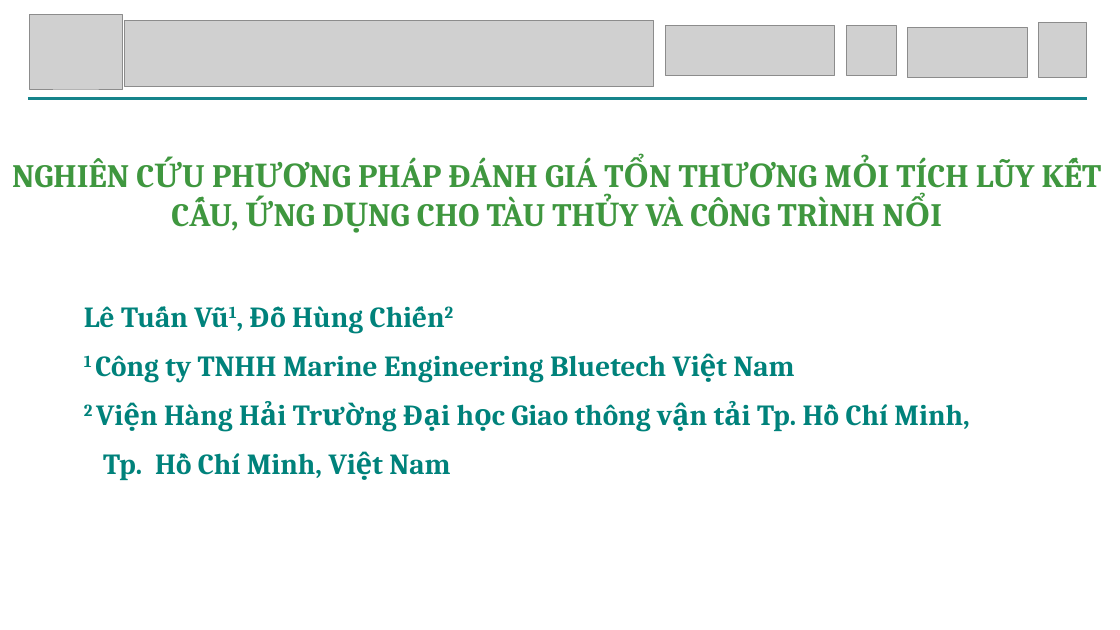
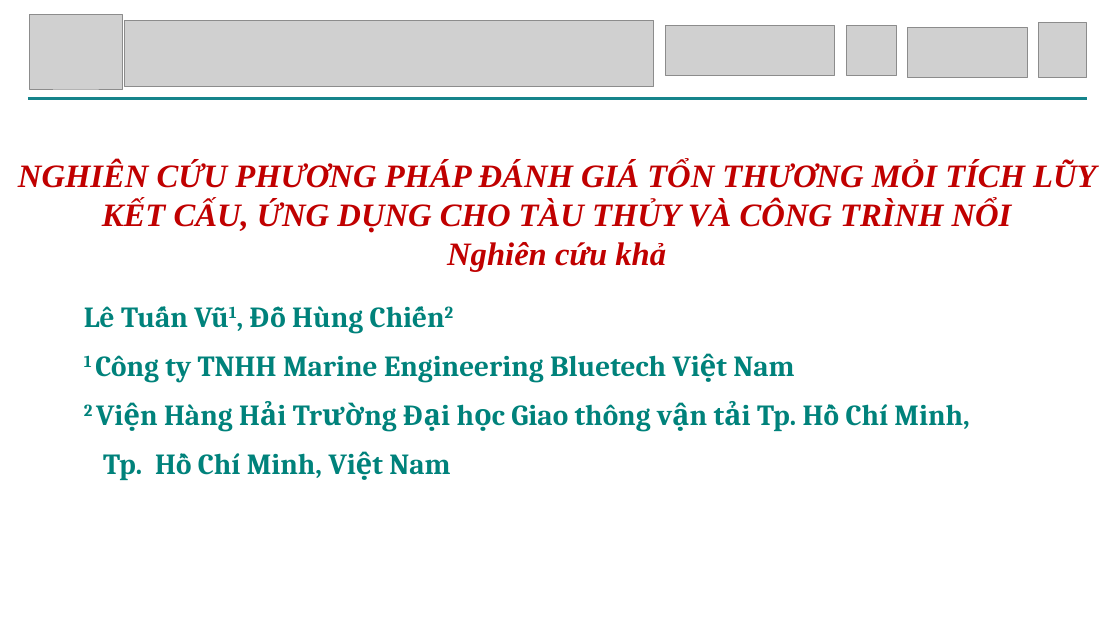
Before and after one commit to PrinceHT/Fatigue, a slide deck: slide 1 of DOCUMENT/FULL LVTN/BÀI BÁO KHOA HỌC/85-Research on methods for assessing cumulative fatigue damage in structures, with applications to ships and offshore structures.pptx. Drawn at 1120x630 pixels with LibreOffice and Linux fonts; fonts in the diff are those of the drawing; grey boxes stand for pictures; background and template pictures are left out. Boxes give left, top, right and bottom in pixels: in the first picture for what was removed or moved away, otherwise in the second. Text is boxed around its words. In the diff, an @@ line names an element or a change of style, - is before the commit and + after.

```diff
--- a/DOCUMENT/FULL LVTN/BÀI BÁO KHOA HỌC/85-Research on methods for assessing cumulative fatigue damage in structures, with applications to ships and offshore structures.pptx
+++ b/DOCUMENT/FULL LVTN/BÀI BÁO KHOA HỌC/85-Research on methods for assessing cumulative fatigue damage in structures, with applications to ships and offshore structures.pptx
@@ text at bbox=[18, 161, 1096, 233]: font Cambria to Times New Roman, text colour #3F973F to #C00000, italic on in "NGHIÊN CỨU PHƯƠNG PHÁP ĐÁNH GIÁ TỔN ..." @@
@@ text at bbox=[447, 242, 666, 272]: paragraph added @@
+Nghiên cứu khả
```
Also in this commit, not shown: 12 other files.
